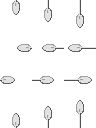
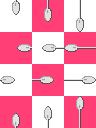
Layers edited between the first and the second (96, 128) image:
painted on "3" (1st of 4, in "Down") over left=76, top=14, right=84, bottom=32
painted on "3" (2nd of 4, in "Left") over left=64, top=44, right=82, bottom=52
painted on "3" (3rd of 4, in "Right") over left=64, top=76, right=96, bottom=84
painted on "3" (4th of 4, in "Up") over left=76, top=96, right=84, bottom=128
renamed "tile1" to "Layer 1", showed it, painted on it over left=0, top=0, right=96, bottom=128
